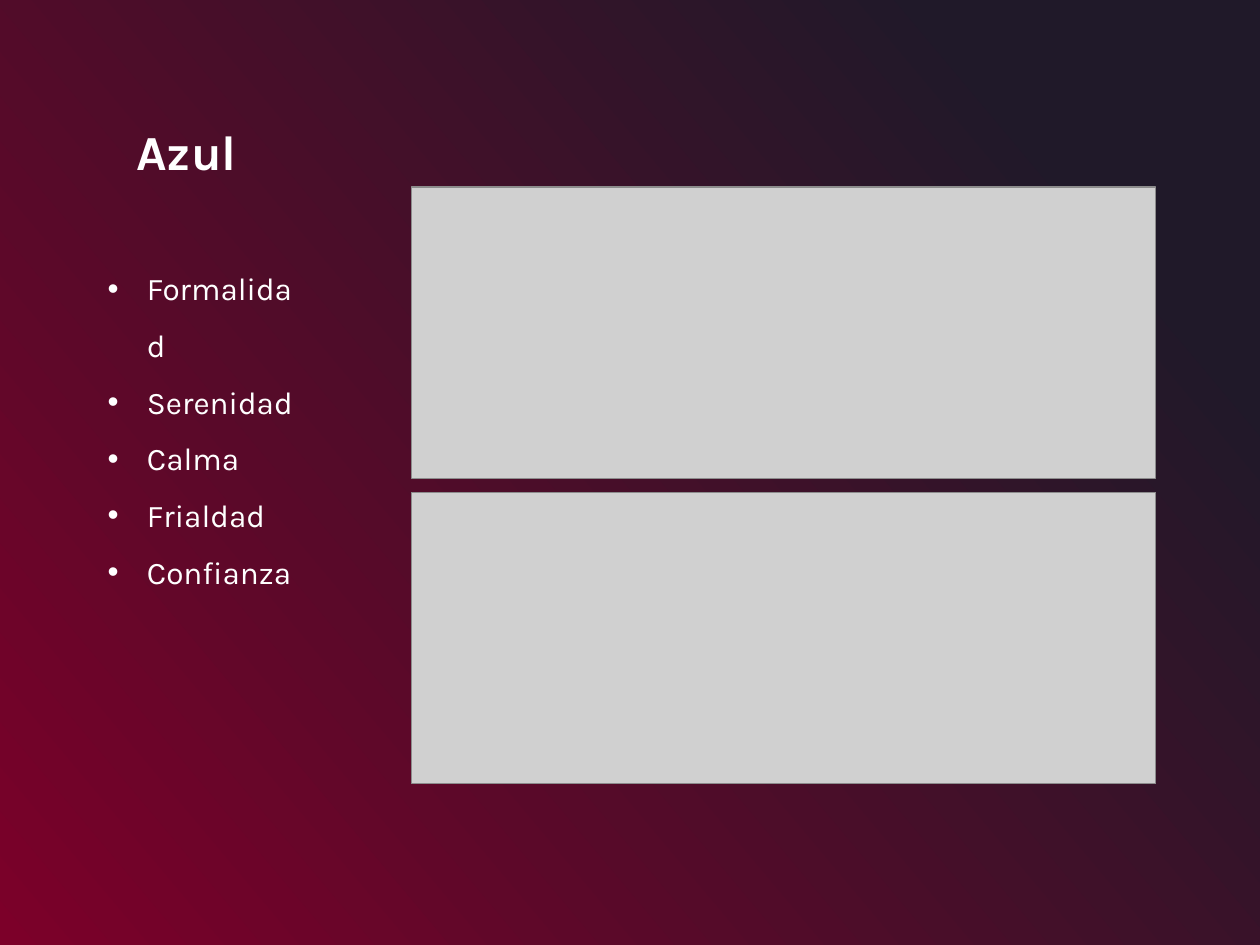
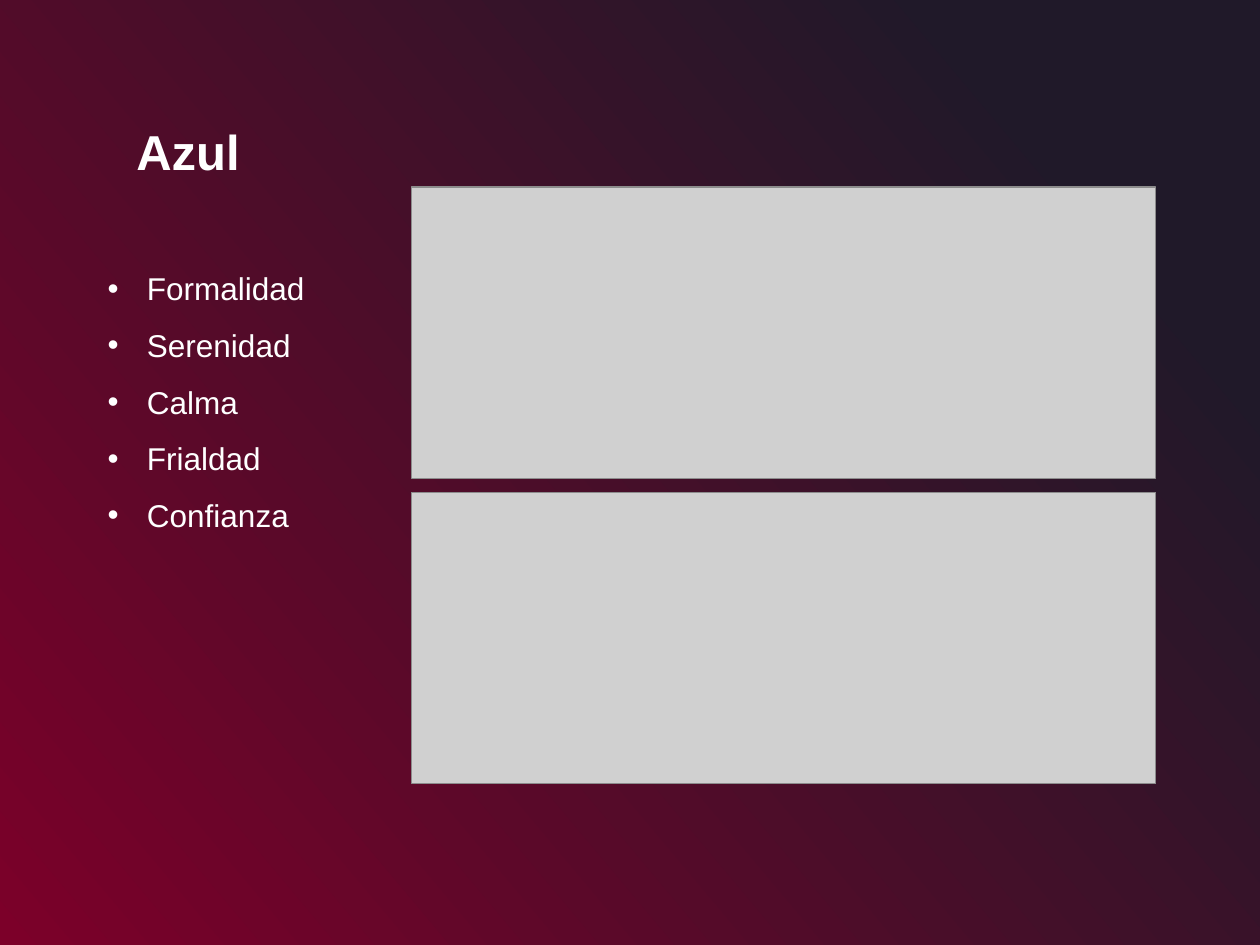
Before and after one commit to leonardotorre18/programacion_web_primer_modulo, a slide deck: slide 12 of contenido_curso/Programación Web - Día 1.pptx. Drawn at 1260x945 pixels with LibreOffice and Linux fonts; fonts in the diff are those of the drawing; grey boxes stand for pictures. Boxes give left, top, right and bottom in pixels: in the first picture for what was removed or moved away, otherwise in the second. Text is boxed around its words. In the diff, an @@ line names an element or a change of style, - is before the commit and + after.

```diff
--- a/contenido_curso/Programación Web - Día 1.pptx
+++ b/contenido_curso/Programación Web - Día 1.pptx
@@ text "Azul" at bbox=[136, 134, 239, 171]: font Karla to Arial @@
@@ text "Formalidad" at bbox=[147, 277, 304, 528]: font Karla to Arial @@
```
Also in this commit, not shown: 29 other slides changed, 1 slide added, 1 slide removed.
